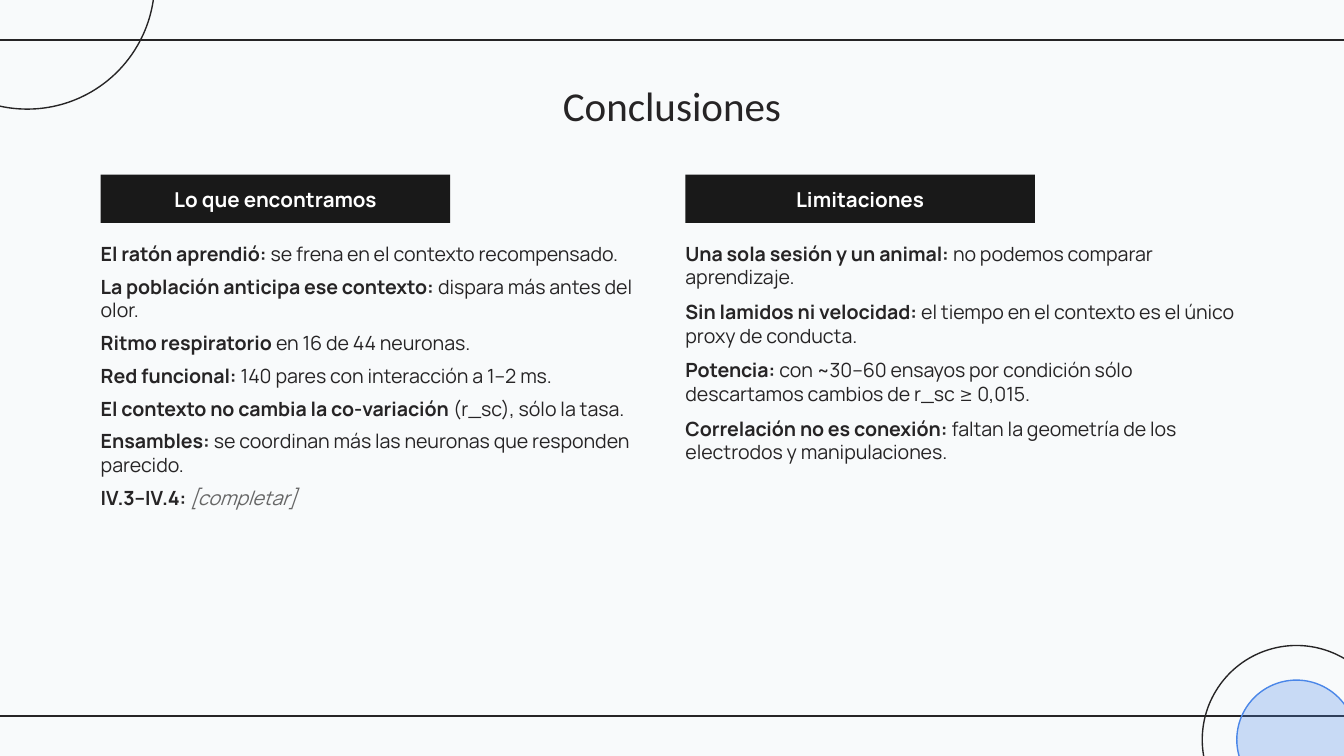
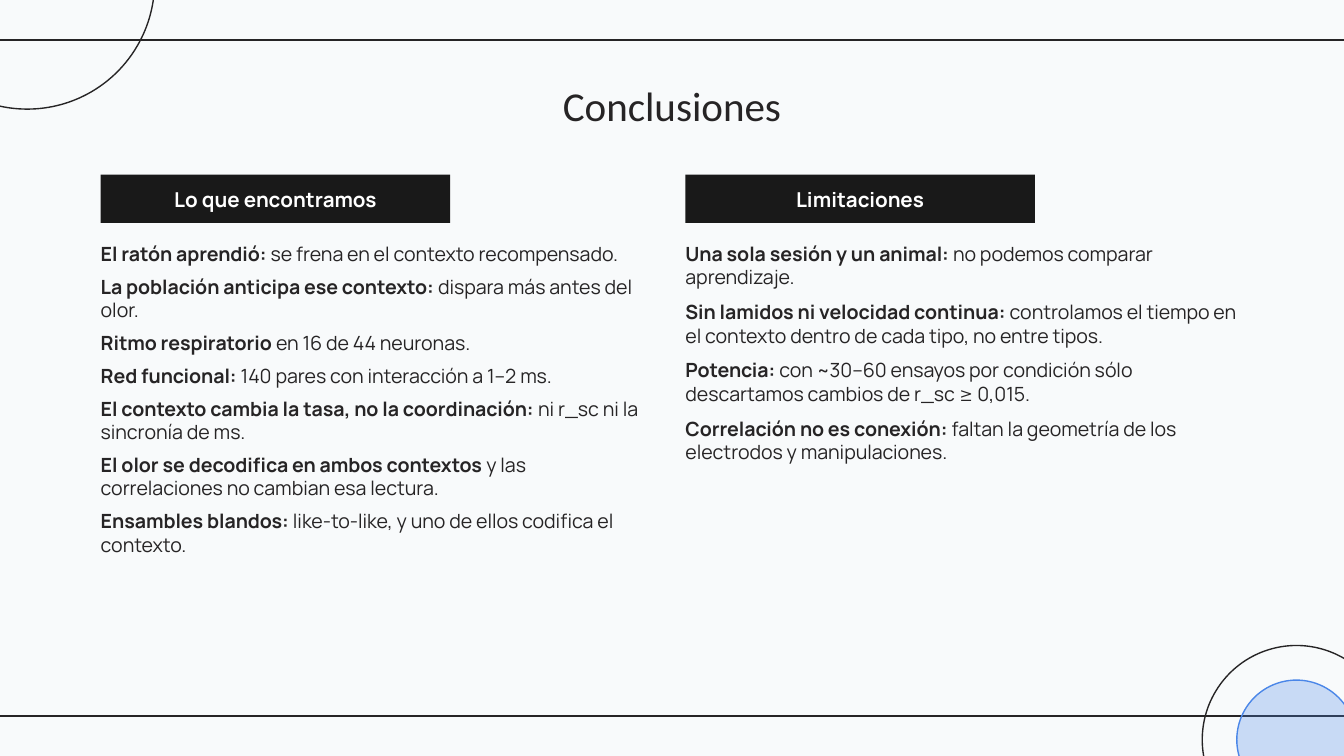
Before and after one commit to SantiNG101/final-neuro, a slide deck: slide 17 of presentacion/presentacion_trabajo_final.pptx (slide 15 before the commit). Drawn at 1344x756 pixels with LibreOffice and Linux fonts; fonts in the diff are those of the drawing. Boxes give left, top, right and bottom in pixels: in the first picture for what was removed or moved away, otherwise in the second. Text is boxed around its words. In the diff, an @@ line names an element or a change of style, - is before the commit and + after.

```diff
--- a/presentacion/presentacion_trabajo_final.pptx
+++ b/presentacion/presentacion_trabajo_final.pptx
@@ text at bbox=[685, 304, 1236, 348]: text changed @@
-Sin lamidos ni velocidad: el tiempo en el contexto es el único proxy de conducta.
+Sin lamidos ni velocidad continua: controlamos el tiempo en el contexto dentro de cada tipo, no entre tipos.
@@ text at bbox=[101, 400, 638, 553]: text changed @@
-El contexto no cambia la co-variación (r_sc), sólo la tasa.
-Ensambles: se coordinan más las neuronas que responden parecido.
-IV.3–IV.4: [completar]
+El contexto cambia la tasa, no la coordinación: ni r_sc ni la sincronía de ms.
+El olor se decodifica en ambos contextos y las correlaciones no cambian esa lectura.
+Ensambles blandos: like-to-like, y uno de ellos codifica el contexto.
```
Also in this commit, not shown: 5 other slides changed, 3 slides added, 1 slide removed, 5 other files.
